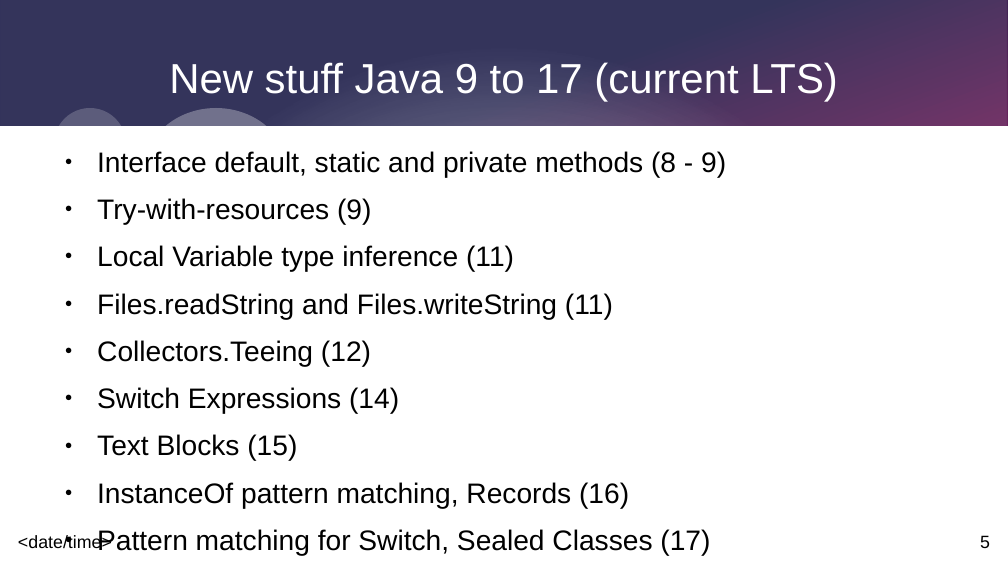
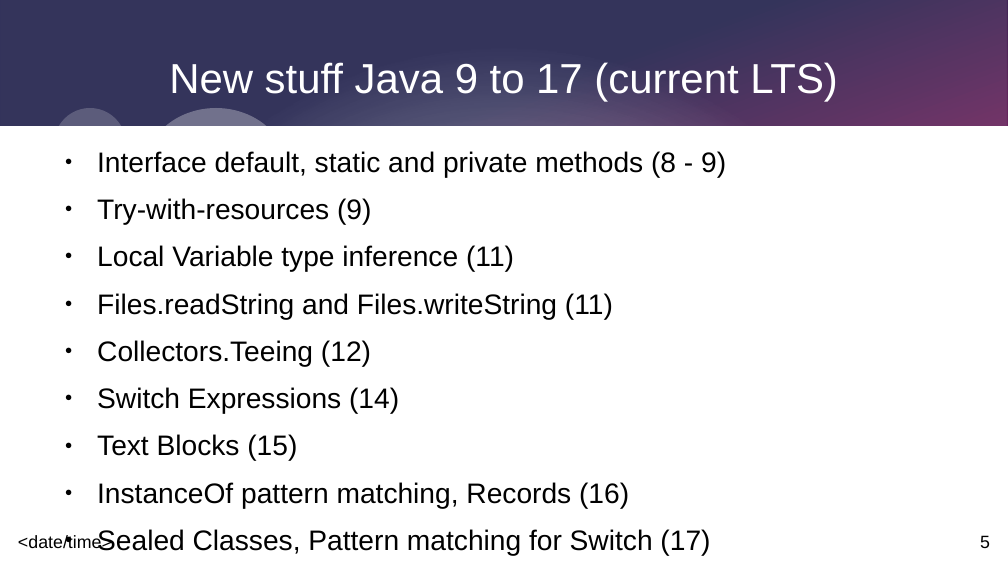
Before and after one commit to johnnyegel/Talk_JavaLatestAndGreatest, a slide deck: slide 5 of Presentation/JavaLatestAndGreatest.odp. Drawn at 1008x567 pixels with LibreOffice and Linux fonts; fonts in the diff are those of the drawing. Boxes give left, top, right and bottom in pixels: in the first picture for what was removed or moved away, otherwise in the second. Text is boxed around its words. In the diff, an @@ line names an element or a change of style, - is before the commit and + after.

Commit message:
Added example of Sealed keyword.

```diff
--- a/Presentation/JavaLatestAndGreatest.odp
+++ b/Presentation/JavaLatestAndGreatest.odp
@@ text at box(97, 529, 710, 555): text changed @@
-● Pattern matching for Switch, Sealed Classes (17)
+● Sealed Classes, Pattern matching for Switch (17)
```
Also in this commit, not shown: 1 slide added, 2 other files.
